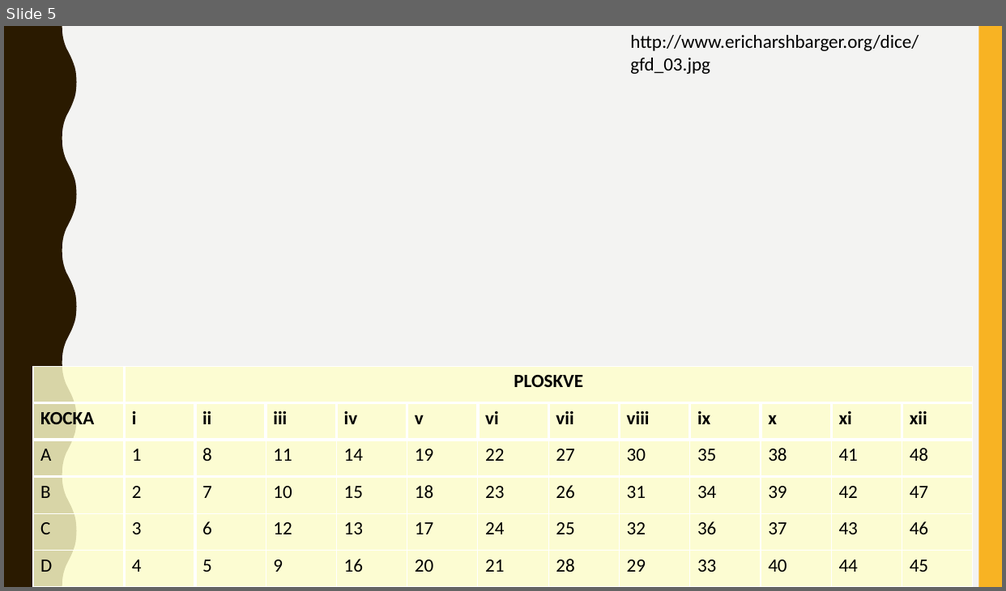
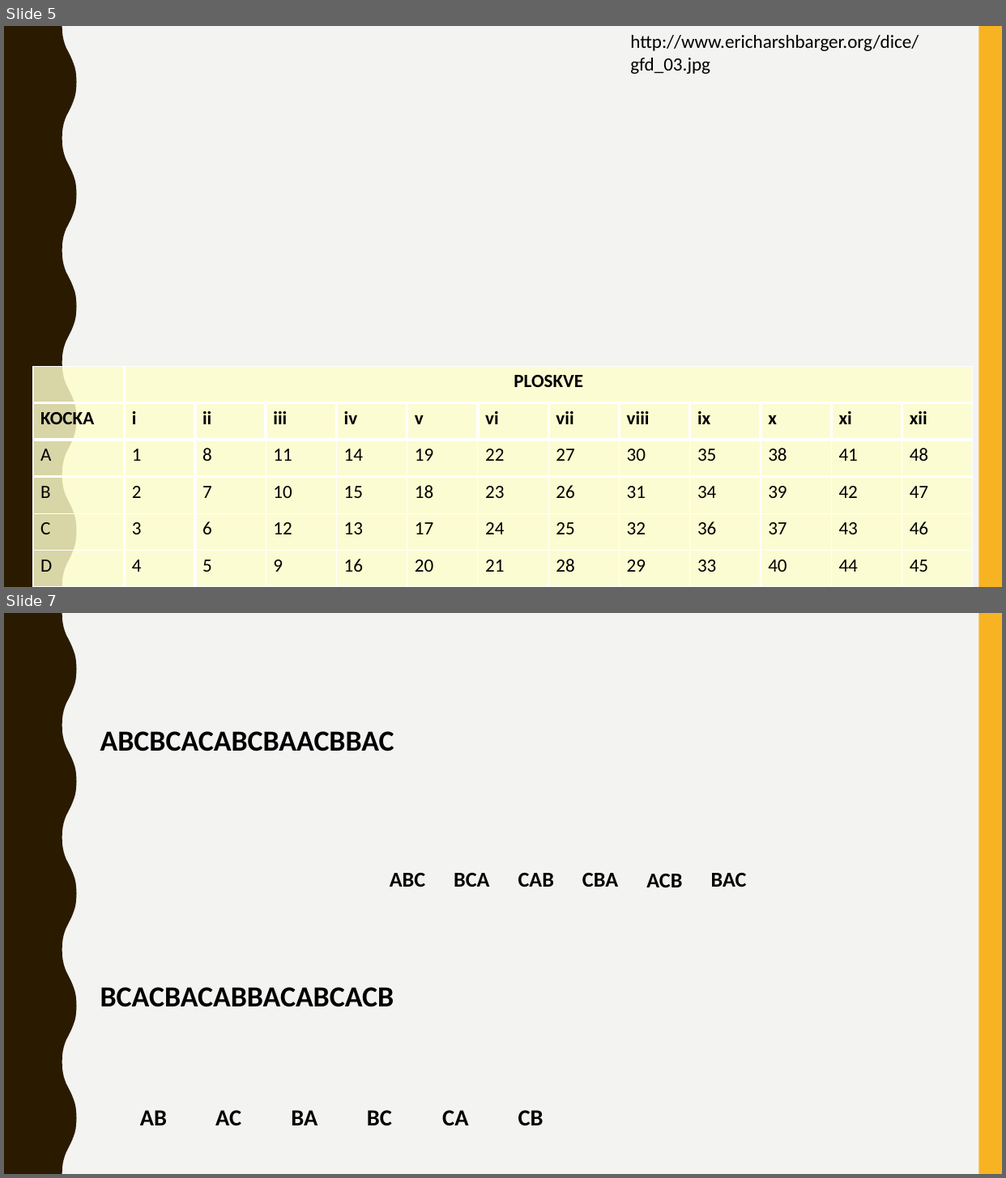
Before and after one commit to lanster42/FMF_zapiski, a slide deck: Seminar/Permutacijsko-pošteni nabori kock.pptx. Shown one above the other, each under a label of ours: slide 5 before the commit, slides 5 and 7 after it; the slides between them are not shown. The pictures are 1006x591 and 1006x1178 pixels, drawn with LibreOffice and Linux fonts; fonts in the diff are those of the drawing; background and template pictures are left out. Boxes give left, top, right and bottom in pixels: in the first picture for what was removed or moved away, otherwise in the second. Text is boxed around its words. In the diff, an @@ line names an element or a change of style, - is before the commit and + after.

```diff
--- a/Seminar/Permutacijsko-pošteni nabori kock.pptx
+++ b/Seminar/Permutacijsko-pošteni nabori kock.pptx
@@ slide 7 added at (x1=4, y1=613, x2=1002, y2=1174), background #F3F3F2; not listed: 2 template elements that a slide beside it also shows @@
@@ text added at (x1=100, y1=731, x2=394, y2=752), 28 pt, text #000000, bold @@
+ABCBCACABCBAACBBAC
@@ text added at (x1=390, y1=873, x2=425, y2=887), 20.4 pt, text #000000, bold @@
+ABC
@@ text added at (x1=454, y1=873, x2=489, y2=887), 20.4 pt, text #000000, bold @@
+BCA
@@ text added at (x1=518, y1=873, x2=554, y2=887), 20.4 pt, text #000000, bold @@
+CAB
@@ text added at (x1=582, y1=873, x2=618, y2=887), 20.4 pt, text #000000, bold @@
+CBA
@@ text added at (x1=646, y1=874, x2=682, y2=888), 20.4 pt, text #000000, bold @@
+ACB
@@ text added at (x1=711, y1=873, x2=747, y2=887), 20.4 pt, text #000000, bold @@
+BAC
@@ text added at (x1=100, y1=987, x2=394, y2=1007), 28 pt, text #000000, bold @@
+BCACBACABBACABCACB
@@ text added at (x1=140, y1=1110, x2=167, y2=1126), 22.2 pt, text #000000, bold @@
+AB
@@ text added at (x1=215, y1=1110, x2=241, y2=1126), 22.2 pt, text #000000, bold @@
+AC
@@ text added at (x1=291, y1=1110, x2=317, y2=1126), 22.2 pt, text #000000, bold @@
+BA
@@ text added at (x1=367, y1=1110, x2=392, y2=1127), 22.2 pt, text #000000, bold @@
+BC
@@ text added at (x1=442, y1=1110, x2=468, y2=1126), 22.2 pt, text #000000, bold @@
+CA
@@ text added at (x1=518, y1=1110, x2=543, y2=1126), 22.2 pt, text #000000, bold @@
+CB
```
Also in this commit, not shown: 1 slide changed, 6 other slides added, 1 slide removed, 1 other file.
